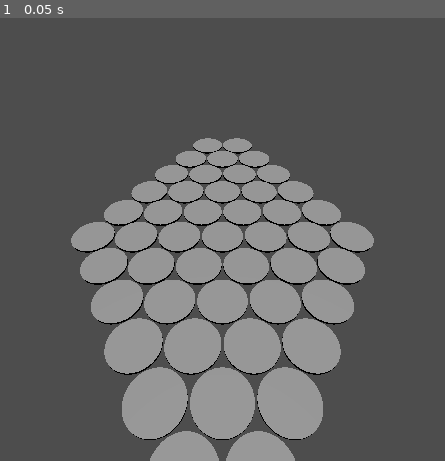
Above: before the commit, frame 1.
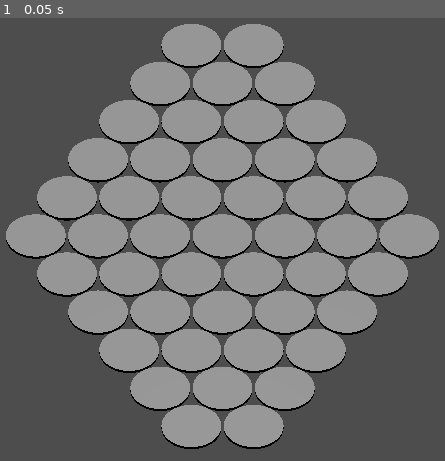
Above: after the commit, the same moment.

Repository: bemug/open-cyclades
Game: Godot game, scene res://entities/hexgrid/hexgrid.tscn
Two runs of this game, one before a commit and one after it. Both use one fixed random seed, a clock stepped at 60 frames per second and the inputs below.
Inputs:
- Up to frame 1 (0.05 s): no input

The runs differ from the first frame. In frame 1, 32% of the frame differs, in the area x 1-99%, y 1-100%.

Commit message:
Switch to orthogonal camera

Diff:
--- a/entities/hexgrid/hexgrid.tscn
+++ b/entities/hexgrid/hexgrid.tscn
@@ -7,7 +7,9 @@
 
 [node name="Camera3D" type="Camera3D" parent="."]
 transform = Transform3D(1, 0, 0, 0, 0.707107, 0.707107, 0, -0.707107, 0.707107, 0, 10, 10)
+projection = 1
 current = true
+size = 15.0
 
 [node name="DirectionalLight3D" type="DirectionalLight3D" parent="."]
 transform = Transform3D(1, 0, 0, 0, -4.37114e-08, 1, 0, -1, -4.37114e-08, 0, 4.49736, 0)
